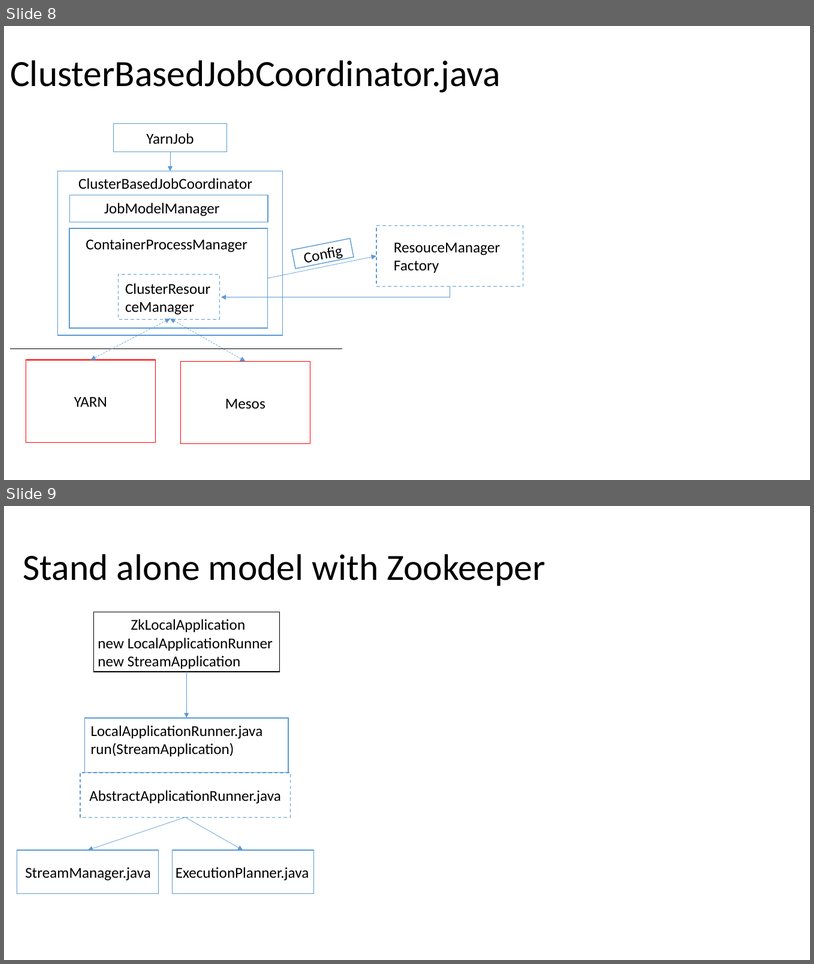
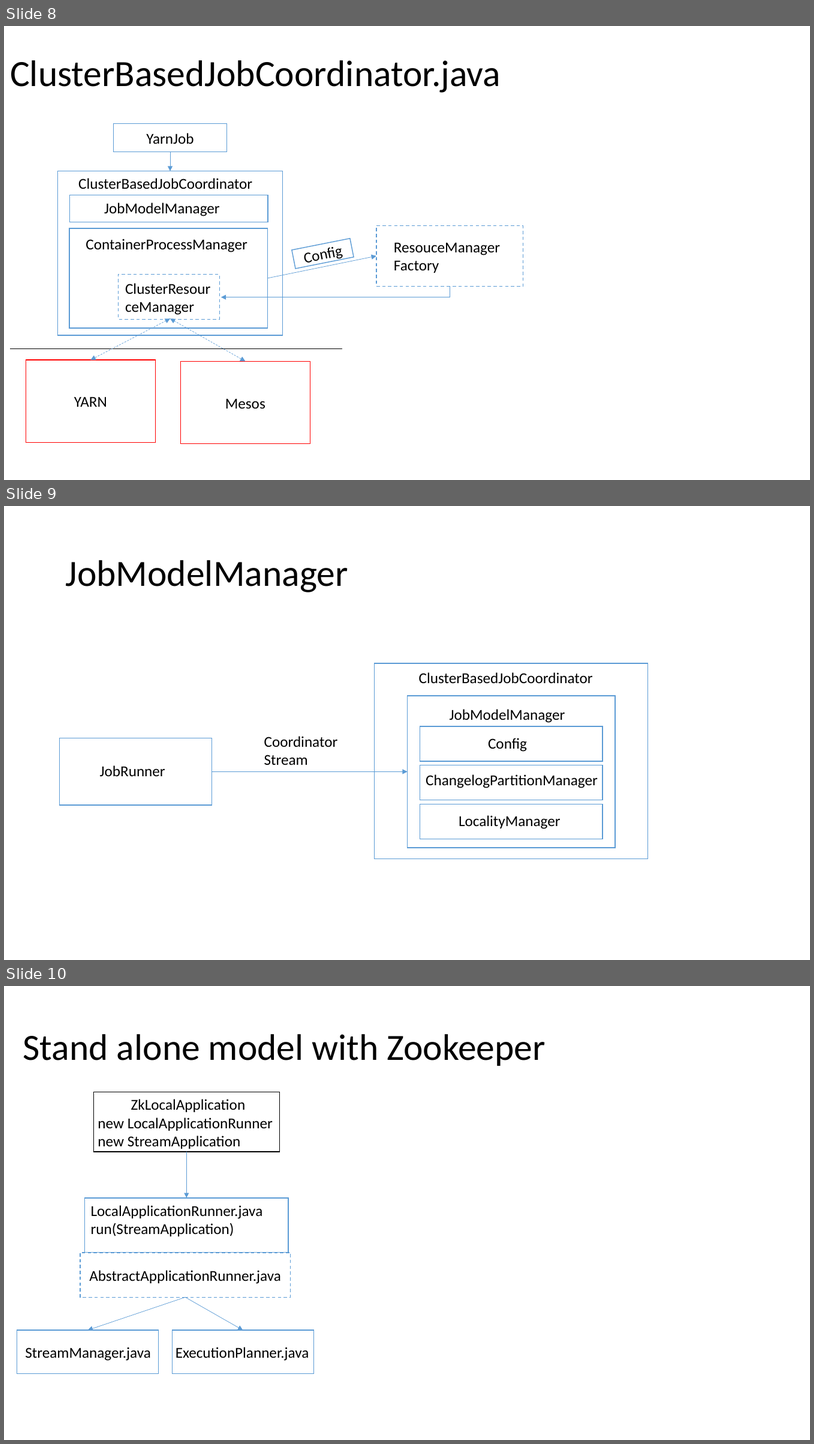
Before and after one commit to Swrrt/Samza-Documents, a slide deck: Documentation/SamzaStructure.pptx. Shown one above the other, each under a label of ours: slides 8 and 9 before the commit, slides 8, 9 and 10 after it. The pictures are 814x964 and 814x1444 pixels, drawn with LibreOffice and Linux fonts; fonts in the diff are those of the drawing. Boxes give left, top, right and bottom in pixels: in the first picture for what was removed or moved away, otherwise in the second. Text is boxed around its words. In the diff, an @@ line names an element or a change of style, - is before the commit and + after.

Commit message:
Add something

```diff
--- a/Documentation/SamzaStructure.pptx
+++ b/Documentation/SamzaStructure.pptx
@@ slide 9 added at (x1=4, y1=506, x2=810, y2=960), background #FFFFFF @@
@@ title added at (x1=65, y1=560, x2=348, y2=592), 44 pt, text #000000 @@
+JobModelManager
@@ rectangle added at (x1=375, y1=663, x2=649, y2=859), fill #FFFFFF, outline #5B9BD5 1 pt @@
@@ text added at (x1=419, y1=672, x2=593, y2=684), 18 pt, text #000000 @@
+ClusterBasedJobCoordinator
@@ rectangle added at (x1=408, y1=696, x2=615, y2=847), fill #FFFFFF, outline #5B9BD5 1 pt @@
@@ text added at (x1=450, y1=709, x2=566, y2=723), 18 pt, text #000000 @@
+JobModelManager
@@ rectangle added at (x1=60, y1=738, x2=212, y2=805), fill #FFFFFF, outline #5B9BD5 1 pt @@
@@ text added at (x1=264, y1=736, x2=338, y2=765), 18 pt, text #000000 @@
+Coordinator Stream
@@ rectangle added at (x1=420, y1=726, x2=603, y2=761), fill #FFFFFF, outline #5B9BD5 1 pt @@
@@ text added at (x1=488, y1=738, x2=527, y2=751), 18 pt, text #000000 @@
+Config
@@ text added at (x1=100, y1=765, x2=165, y2=776), 18 pt, text #000000 @@
+JobRunner
@@ arrow added from (212, 772) to (408, 772), #5B9BD5 0.5 pt @@
@@ rectangle added at (x1=420, y1=765, x2=603, y2=800), fill #FFFFFF, outline #5B9BD5 1 pt @@
@@ text added at (x1=426, y1=774, x2=598, y2=788), 18 pt, text #000000 @@
+ChangelogPartitionManager
@@ rectangle added at (x1=420, y1=804, x2=603, y2=840), fill #FFFFFF, outline #5B9BD5 1 pt @@
@@ text added at (x1=459, y1=815, x2=561, y2=829), 18 pt, text #000000 @@
+LocalityManager
@@ what was slide 9 is now slide 10 @@
```
